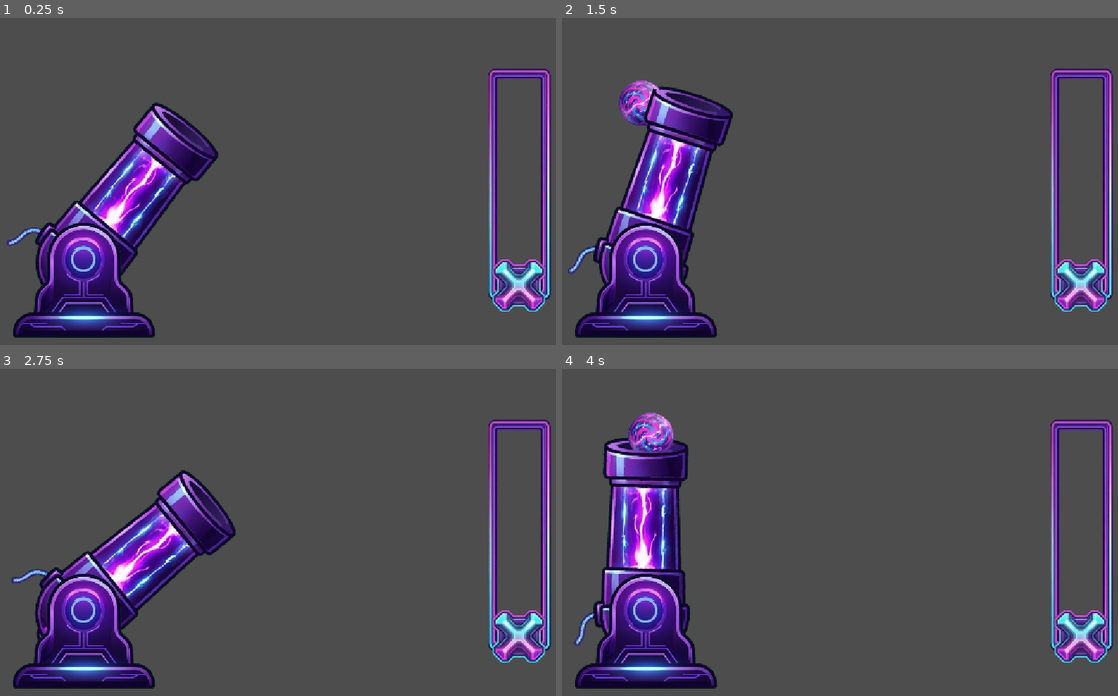
Above: before the commit, frames 1-4 (two rows, left to right).
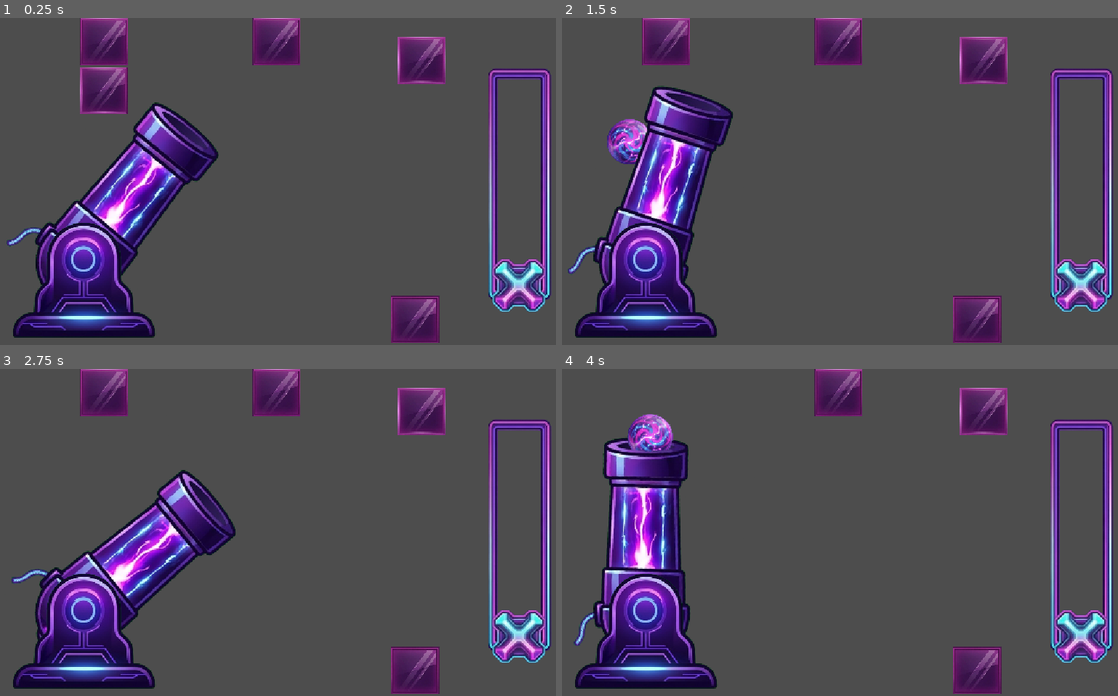
Above: after the commit, the same moments.

Repository: Zidan-09/Arc-Impact
Game: Godot game, scene res://components/cannon-controller/CannonController.tscn
Two runs of this game, one before a commit and one after it. Both use one fixed random seed, a clock stepped at 60 frames per second and the inputs below. This scene is started directly instead of the project's main scene.
Inputs (mouse positions are in pixels of both pictures, inside the frame that each line leads up to):
- Up to frame 1 (0.25 s): no input
- Up to frame 2 (1.5 s): tap Enter at 0.5 s; drag from (967, 269) to (906, 109) at 0.52 s; tap Space at 1.25 s; drag from (734, 197) to (823, 246) at 1.27 s
- Up to frame 3 (2.75 s): move the mouse to (344, 460) at 2.02 s; click (344, 460) at 2.17 s
- Up to frame 4 (4 s): tap Enter at 2.75 s; drag from (823, 597) to (673, 483) at 2.77 s; tap Space at 3.5, 3.77 s; move the mouse to (1023, 581) at 3.52 s; click (1023, 581) at 3.67 s

The runs differ from the first frame. In frame 1, 6.2% of the frame differs, in the area x 14-81%, y 0-100%; in frame 2, 6.3%, in the area x 8-81%, y 0-100%; in frame 3, 5.0%; in frame 4, 4.3%.

Commit message:
feat(obstacles): implemented 2 types of obstacles

Diff:
--- /dev/null
+++ b/components/bullet/bullet.gd
@@ -0,0 +1,27 @@
+extends RigidBody2D
+
+@export_range(0.0, 1.0) var glass_impact_loss: float = 0.25
+
+@onready var hit_detector: Area2D = $HitDetector
+
+var hit_glass: bool = false
+
+
+func _ready() -> void:
+	hit_detector.body_entered.connect(_on_hit_detector_body_entered)
+
+
+func _on_hit_detector_body_entered(body: Node) -> void:
+	if hit_glass:
+		return
+
+	if not body.has_method("break_glass"):
+		return
+
+	hit_glass = true
+
+	# Reduz a velocidade antes de continuar.
+	linear_velocity *= (1.0 - glass_impact_loss)
+
+	# Quebra o vidro.
+	body.break_glass()
--- a/components/bullet/bullet.tscn
+++ b/components/bullet/bullet.tscn
@@ -1,12 +1,17 @@
 [gd_scene format=3 uid="uid://bsnxkop782soy"]
 
 [ext_resource type="Texture2D" uid="uid://6dk5f481h10g" path="res://assets/cannons/default/ball.png" id="1_142lv"]
+[ext_resource type="Script" uid="uid://6dx7xs50gitw" path="res://components/bullet/bullet.gd" id="1_j7bu3"]
 
 [sub_resource type="CircleShape2D" id="CircleShape2D_dlv83"]
 radius = 46.173584
 
+[sub_resource type="CircleShape2D" id="CircleShape2D_iel4s"]
+radius = 56.0
+
 [node name="Bullet" type="RigidBody2D" unique_id=1821898189]
 z_index = 2
+script = ExtResource("1_j7bu3")
 
 [node name="Sprite2D" type="Sprite2D" parent="." unique_id=763157955]
 scale = Vector2(0.3, 0.3)
@@ -15,3 +20,9 @@
 [node name="CollisionShape2D" type="CollisionShape2D" parent="." unique_id=530604187]
 z_index = 2
 shape = SubResource("CircleShape2D_dlv83")
+
+[node name="HitDetector" type="Area2D" parent="." unique_id=1464932487]
+
+[node name="CollisionShape2D" type="CollisionShape2D" parent="HitDetector" unique_id=1770242531]
+rotation = 1.5707964
+shape = SubResource("CircleShape2D_iel4s")
--- a/components/cannon-controller/CannonController.tscn
+++ b/components/cannon-controller/CannonController.tscn
@@ -3,6 +3,7 @@
 [ext_resource type="PackedScene" uid="uid://bangr24luog7a" path="res://components/cannon/cannon.tscn" id="1_l1rob"]
 [ext_resource type="Script" uid="uid://hck6j1gsbvgk" path="res://components/cannon-controller/cannon_controller.gd" id="1_vu4is"]
 [ext_resource type="PackedScene" uid="uid://xhfgi01bn84e" path="res://components/power-slider/powerSlider.tscn" id="2_vu4is"]
+[ext_resource type="PackedScene" uid="uid://dyp35o0rt733p" path="res://components/obstacles/glass/glassSquare.tscn" id="4_hpp5o"]
 
 [node name="CannonController" type="Node2D" unique_id=1089180017]
 script = ExtResource("1_vu4is")
@@ -18,3 +19,23 @@
 scale = Vector2(0.7, 0.7)
 pivot_offset = Vector2(348, 362)
 mouse_filter = 0
+
+[node name="GlassSquare" parent="." unique_id=741610891 instance=ExtResource("4_hpp5o")]
+position = Vector2(828, 598)
+scale = Vector2(0.1, 0.1)
+
+[node name="GlassSquare2" parent="." unique_id=1403924009 instance=ExtResource("4_hpp5o")]
+position = Vector2(212.00006, 47.00006)
+scale = Vector2(0.1, 0.1)
+
+[node name="GlassSquare3" parent="." unique_id=1478812978 instance=ExtResource("4_hpp5o")]
+position = Vector2(211, 144)
+scale = Vector2(0.1, 0.1)
+
+[node name="GlassSquare4" parent="." unique_id=571272308 instance=ExtResource("4_hpp5o")]
+position = Vector2(554, 47.000008)
+scale = Vector2(0.1, 0.1)
+
+[node name="GlassSquare5" parent="." unique_id=1317840172 instance=ExtResource("4_hpp5o")]
+position = Vector2(841, 84)
+scale = Vector2(0.1, 0.1)
--- /dev/null
+++ b/components/obstacles/glass/glassSquare.tscn
@@ -0,0 +1,17 @@
+[gd_scene format=3 uid="uid://dyp35o0rt733p"]
+
+[ext_resource type="Script" uid="uid://c8homuad21fyo" path="res://components/obstacles/glass/glass_square.gd" id="1_c8a0y"]
+[ext_resource type="Texture2D" uid="uid://dg5laarkn12ii" path="res://assets/obstacles/glass_square.jpg" id="1_ud1dm"]
+
+[sub_resource type="RectangleShape2D" id="RectangleShape2D_dlv83"]
+size = Vector2(952, 934)
+
+[node name="GlassSquare" type="StaticBody2D" unique_id=741610891]
+script = ExtResource("1_c8a0y")
+
+[node name="Sprite" type="Sprite2D" parent="." unique_id=890882565]
+modulate = Color(1, 1, 1, 0.8627451)
+texture = ExtResource("1_ud1dm")
+
+[node name="HitBox" type="CollisionShape2D" parent="." unique_id=2042098229]
+shape = SubResource("RectangleShape2D_dlv83")
--- /dev/null
+++ b/components/obstacles/glass/glass_square.gd
@@ -0,0 +1,25 @@
+extends StaticBody2D
+
+var is_broken: bool = false
+
+@onready var sprite = $Sprite
+@onready var hitBox = $HitBox
+
+func _ready() -> void:
+	pass
+
+
+func _process(delta: float) -> void:
+	pass
+
+func break_glass() -> void:
+	if is_broken:
+		return
+
+	is_broken = true
+
+	hitBox.set_deferred("disabled", true)
+
+	sprite.hide()
+
+	queue_free()
--- /dev/null
+++ b/components/obstacles/metal/metalSquare.tscn
@@ -0,0 +1,16 @@
+[gd_scene format=3 uid="uid://cdwyigup7yi7r"]
+
+[ext_resource type="Texture2D" uid="uid://kp0y5mldwih3" path="res://assets/obstacles/metal_square.jpg" id="1_vkk2j"]
+
+[sub_resource type="RectangleShape2D" id="RectangleShape2D_dlv83"]
+size = Vector2(548, 548)
+
+[node name="MetalSquare" type="Node2D" unique_id=759896926]
+
+[node name="Sprite2D" type="Sprite2D" parent="." unique_id=1450032902]
+texture = ExtResource("1_vkk2j")
+
+[node name="StaticBody2D" type="StaticBody2D" parent="." unique_id=1790928636]
+
+[node name="CollisionShape2D" type="CollisionShape2D" parent="StaticBody2D" unique_id=1144503427]
+shape = SubResource("RectangleShape2D_dlv83")
Binary file added: assets/obstacles/glass_square.jpg
Not shown, added: assets/obstacles/glass_square.jpg.import
Binary file added: assets/obstacles/metal_square.jpg
Not shown, added: assets/obstacles/metal_square.jpg.import
Not shown, added: components/bullet/bullet.gd.uid
Not shown, added: components/obstacles/glass/glass_square.gd.uid
